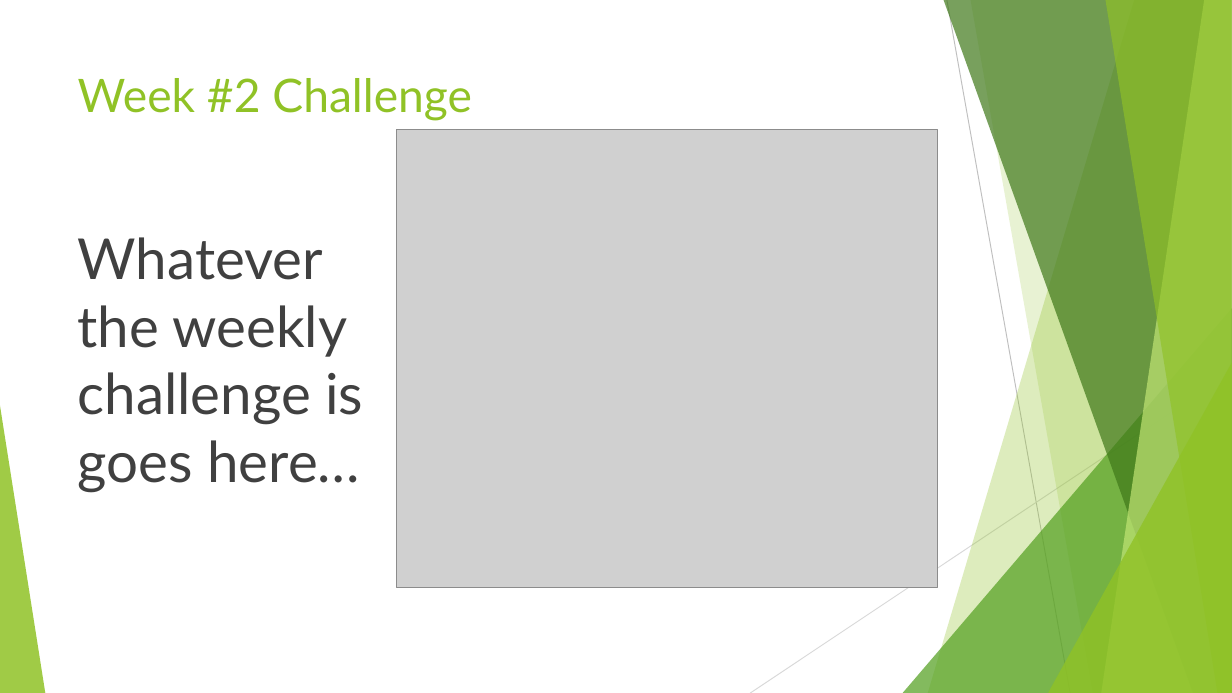
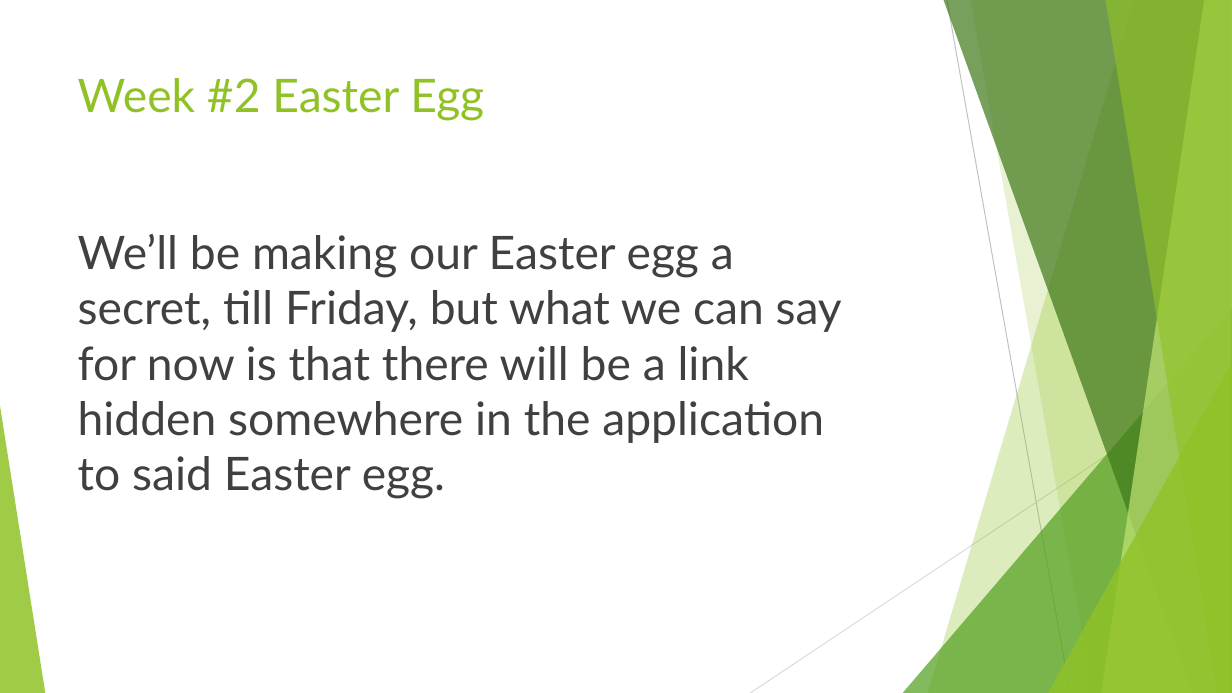
Before and after one commit to AustinBCIT/MVF, a slide deck: slide 9 of Presentation Slides/Monday May 15 Presentation Slides.pptx. Drawn at 1232x693 pixels with LibreOffice and Linux fonts; fonts in the diff are those of the drawing; grey boxes stand for pictures. Boxes give left, top, right and bottom in pixels: in the first picture for what was removed or moved away, otherwise in the second. Text is boxed around its words. In the diff, an @@ line names an element or a change of style, - is before the commit and + after.

```diff
--- a/Presentation Slides/Monday May 15 Presentation Slides.pptx
+++ b/Presentation Slides/Monday May 15 Presentation Slides.pptx
@@ title at box(78, 78, 484, 121): text changed @@
-Week #2 Challenge
+Week #2 Easter Egg
@@ picture removed at box(396, 130, 938, 588) @@
@@ text at box(78, 234, 842, 499): text changed; size 44 to 36 pt @@
-Whatever the weekly challenge is goes here…
+We’ll be making our Easter egg a secret, till Friday, but what we can say for now is that there will be a link hidden somewhere in the application to said Easter egg.
```
Also in this commit, not shown: 1 other slide changed.
